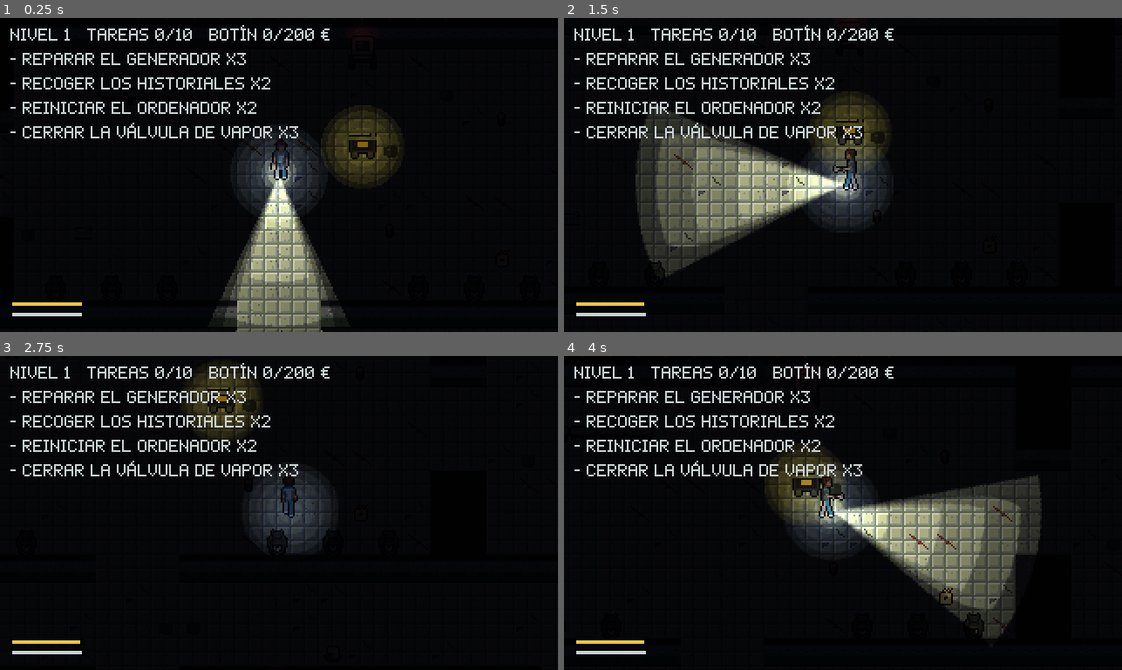
Above: before the commit, frames 1-4 (two rows, left to right).
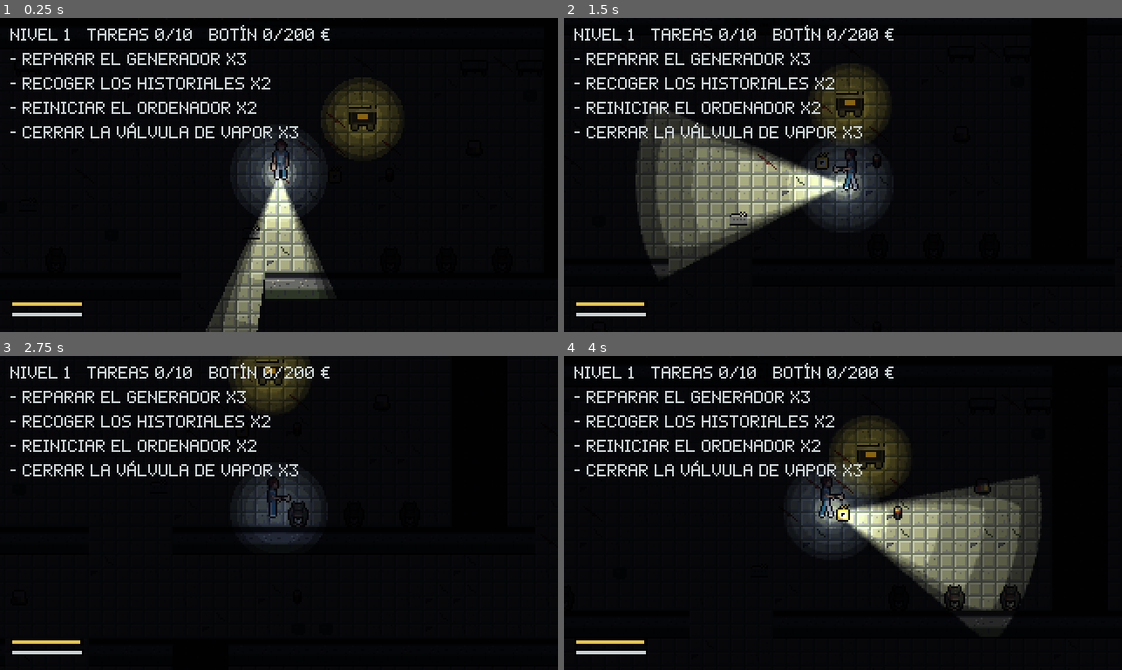
Above: after the commit, the same moments.

Repository: Skyfreefury/blackout-beta
Game: Godot game, scene res://scenes/main.tscn
Same seed, same stepped clock (60 frames per second), same inputs: the game is played once before the commit and once after it. This scene is started directly instead of the project's main scene.
Inputs (mouse positions are in pixels of both pictures, inside the frame that each line leads up to):
- Up to frame 1 (0.25 s): no input
- Up to frame 2 (1.5 s): tap Enter at 0.5 s; move the mouse to (965, 159) at 0.52 s; hold D (move_right) 0.53-1.28 s; hold E (interact) 0.53-1.28 s; click (965, 159) at 0.67 s; move the mouse to (731, 190) at 1.27 s; hold S (move_down) from 1.28 s (still down); tap Space (sprint) at 1.35 s
- Up to frame 3 (2.75 s): move the mouse to (334, 443) at 2.02 s; release S (move_down) at 2.03 s; hold D (move_right) from 2.03 s (still down); hold Q (toggle_light) from 2.03 s (still down)
- Up to frame 4 (4 s): move the mouse to (815, 575) at 2.77 s; release D (move_right) at 2.78 s; release Q (toggle_light) at 2.78 s; hold W (move_up) 2.78-3.53 s; tap Shift at 2.85 s; click (815, 575) at 2.92 s; move the mouse to (1010, 560) at 3.52 s; hold A (move_left) from 3.53 s (still down); tap F at 3.6 s

The runs differ from the first frame. In frame 1, 5.0% of the frame differs, in the area x 36-72%, y 20-100%; in frame 2, 2.7%; in frame 3, 4.0%; in frame 4, 8.5%, in the area x 35-86%, y 3-90%.

Commit message:
Hospital generado al azar en cada partida, más grande y con más Nonatos por nivel
scripts/hospital_gen.gd crea el plano con la semilla del anfitrión: anchos de sala,
puertas, escalera, muebles y sitios candidatos. Valida alcance de jugadores y del
Nonato con las luces encendidas; tras 40 intentos usa maps/hospital.txt.
Tamaño 48, 60 o 74 de ancho según el nivel. Nonatos: +1 desde el nivel 3, tope 4.
Los escenarios de prueba siguen en el mapa fijo; --procgen usa el aleatorio.

Co-Authored-By: Claude Opus 5.5 <noreply@anthropic.com>

Diff:
--- /dev/null
+++ b/scripts/hospital_gen.gd
@@ -0,0 +1,500 @@
+class_name HospitalGen
+extends RefCounted
+## Genera un hospital nuevo con una semilla. Misma semilla y nivel, mismo hospital en todos los equipos.
+## Devuelve filas de texto con la leyenda de tools/gen_hospital_map.py, que lee scripts/level.gd.
+##
+## Plano en tres franjas: arriba urgencias y las alas (zonas 1 oeste y 2 este), un pasillo,
+## salas del medio (zonas 1 y 2) y el sótano (zona 3), unido por una escalera.
+## Anchos de sala, puertas, escalera, muebles y sitios candidatos cambian con la semilla.
+## Cada plano se valida como en gen_hospital_map.py. Si falla, se genera otro.
+
+## [ancho, alto de la franja de arriba, alto de la del medio, alto del sótano] por tamaño.
+const SIZES := [[48, 8, 6, 9], [60, 9, 7, 11], [74, 10, 8, 13]]
+const MAX_ATTEMPTS := 40
+const TILE := 16
+## Lo mismo que Lamp.EMERGENCY_RADIUS * 0.9 + Level.ZONE_MARGIN.
+const LAMP_RANGE := 42.0
+## Casillas libres que dejan los muebles y las tareas alrededor de cada puerta.
+const DOOR_CLEARANCE := 3
+const PLAYER_BLOCKING := "#ciwt123aov"
+const MONSTER_BLOCKING := "#XEciwt123aov"
+const MONSTER_SPOTS := 5
+## Muebles por tipo de sala: [símbolo, cantidad, lado de la pared].
+const DECOR := {
+	"maternidad": [["i", 4, "top"]],
+	"quirofano": [["t", 2, "top"], ["c", 1, "left"]],
+	"espera": [["w", 5, "bottom"]],
+	"consultas": [["t", 2, "top"], ["c", 2, "right"]],
+	"enfermeria": [["c", 3, "left"], ["c", 3, "right"]],
+	"farmacia": [["t", 4, "top"]],
+	"rayos": [["t", 2, "right"]],
+	"morgue": [["c", 5, "left"]],
+	"laboratorio": [["t", 4, "bottom"], ["i", 2, "top"]],
+	"calderas": [],
+}
+const UPPER_KINDS := ["maternidad", "quirofano", "espera", "consultas"]
+const MIDDLE_KINDS := ["enfermeria", "farmacia", "rayos", "consultas"]
+const BASEMENT_KINDS := ["morgue", "laboratorio", "calderas"]
+
+var _rng: RandomNumberGenerator
+var _w := 0
+var _h := 0
+var _cells: Array[String] = []
+## Salas: {rect (interior), band ("up", "mid", "base", "cor"), zone, kind, openings}.
+var _rooms: Array[Dictionary] = []
+## Casilla central de cada paso: el Nonato debe llegar a todas con las luces encendidas.
+var _door_centers: Array[Vector2i] = []
+## Casillas ocupadas o reservadas para que nada se pegue a otra cosa.
+var _used := {}
+
+
+## Tamaño del hospital: pequeño en el nivel 1, mediano en 2 y 3, grande desde el 4.
+static func size_tier(level: int) -> int:
+	if level <= 1:
+		return 0
+	return 1 if level <= 3 else 2
+
+
+## Filas del hospital, o vacío si ningún intento pasa la validación.
+static func generate(seed_value: int, level: int) -> PackedStringArray:
+	var rng := RandomNumberGenerator.new()
+	rng.seed = seed_value
+	for attempt in MAX_ATTEMPTS:
+		var gen := HospitalGen.new()
+		gen._rng = rng
+		gen._build(SIZES[size_tier(level)])
+		if gen._validate():
+			return gen._to_rows()
+	return PackedStringArray()
+
+
+func _build(dims: Array) -> void:
+	_w = dims[0]
+	var up_h: int = dims[1]
+	var mid_h: int = dims[2]
+	var base_h: int = dims[3]
+	var y_up := 5
+	var y_cw1 := y_up + up_h
+	var y_cor := y_cw1 + 1
+	var y_cw2 := y_cor + 3
+	var y_mid := y_cw2 + 1
+	var y_bw := y_mid + mid_h
+	var y_base := y_bw + 1
+	_h = y_base + base_h + 1
+	_cells.resize(_w * _h)
+	_cells.fill("#")
+
+	# Exterior y puerta de salida, centrados más o menos.
+	var ex := _rng.randi_range(_w / 2 - 6, _w / 2 + 6)
+	_fill(Rect2i(ex - 5, 1, 12, 3), "E")
+	_fill(Rect2i(ex - 1, 4, 3, 1), "X")
+
+	# Pasillo principal de lado a lado.
+	var corridor := _add_room(Rect2i(1, y_cor, _w - 2, 3), "cor", 0, "", ".")
+
+	# Franja de arriba: urgencias contiene la puerta de salida.
+	var up_rooms: Array[Dictionary] = []
+	for span: Array in _partition(1, _w - 2, 9, 18, ex - 9, ex + 9):
+		var rect := Rect2i(span[0], y_up, span[1] - span[0] + 1, up_h)
+		var is_er: bool = span[0] <= ex and ex <= span[1]
+		var kind := "urgencias" if is_er else _pick(UPPER_KINDS)
+		up_rooms.append(_add_room(rect, "up", 0 if is_er else _zone_of(rect), kind, "."))
+	var er: Dictionary = up_rooms.filter(func(r: Dictionary) -> bool: return r.kind == "urgencias")[0]
+	for x in range(ex - 1, ex + 2):
+		er.openings.append(Vector2i(x, 4))
+
+	# Escalera al sótano: ninguna pared de sala cae cerca de ella.
+	var sx := _rng.randi_range(_w / 4, _w * 3 / 4)
+	var mid_rooms: Array[Dictionary] = []
+	for span: Array in _partition(1, _w - 2, 8, 16, sx - 3, sx + 5):
+		var rect := Rect2i(span[0], y_mid, span[1] - span[0] + 1, mid_h)
+		mid_rooms.append(_add_room(rect, "mid", _zone_of(rect), _pick(MIDDLE_KINDS), "."))
+	var base_rooms: Array[Dictionary] = []
+	for span: Array in _partition(1, _w - 2, 10, 22, sx - 3, sx + 5):
+		var rect := Rect2i(span[0], y_base, span[1] - span[0] + 1, base_h)
+		base_rooms.append(_add_room(rect, "base", 3, _pick(BASEMENT_KINDS), ","))
+
+	# Puertas: cada sala de arriba y del medio da al pasillo. Entre vecinas, a veces.
+	for room in up_rooms:
+		_door_horizontal(room, corridor, y_cw1)
+	for room in mid_rooms:
+		_door_horizontal(room, corridor, y_cw2)
+	for band: Array in [up_rooms, mid_rooms]:
+		for i in band.size() - 1:
+			if _rng.randf() < 0.5:
+				_door_vertical(band[i], band[i + 1])
+	# En el sótano todas las vecinas se unen: solo se entra por la escalera.
+	for i in base_rooms.size() - 1:
+		_door_vertical(base_rooms[i], base_rooms[i + 1])
+
+	# Escalera: últimas 3 filas de la sala del medio y la pared de debajo.
+	var stairs := Rect2i(sx, y_bw - 3, 3, 4)
+	_fill(stairs, "S")
+	_door_centers.append(Vector2i(sx + 1, y_bw))
+	for room in mid_rooms + base_rooms:
+		if room.rect.grow(1).intersects(stairs):
+			for y in range(stairs.position.y, stairs.end.y):
+				for x in range(sx, sx + 3):
+					room.openings.append(Vector2i(x, y))
+	for y in range(stairs.position.y - 1, stairs.end.y + 1):
+		for x in range(sx - 1, sx + 4):
+			_used[Vector2i(x, y)] = true
+
+	# Jugadores y carro de entrega en urgencias, junto a la salida.
+	_put(Vector2i(ex, y_up + 4), "P")
+	_put(Vector2i(ex + 3, y_up + 2), "D")
+	_reserve_around(Vector2i(ex, y_up + 4))
+	_reserve_around(Vector2i(ex + 3, y_up + 2))
+
+	# Muebles pegados a las paredes.
+	for room in _rooms:
+		if room.kind == "urgencias":
+			_place_on_wall(room, "t", 3, "top")
+			_place_on_wall(room, "w", 4, "bottom")
+		elif DECOR.has(room.kind):
+			for entry: Array in DECOR[room.kind]:
+				_place_on_wall(room, entry[0], entry[1], entry[2])
+
+	# Catálogo de tareas: 3 sitios por generador y zona, y el resto de tareas.
+	var work_rooms := _rooms.filter(func(r: Dictionary) -> bool: return r.band != "cor" and r.kind != "urgencias")
+	for zone in [1, 2, 3]:
+		var in_zone := work_rooms.filter(func(r: Dictionary) -> bool: return r.zone == zone)
+		_spread(in_zone, str(zone), 3)
+	var upper := work_rooms.filter(func(r: Dictionary) -> bool: return r.band != "base")
+	_spread(upper, "a", 2)
+	_spread(upper + [er], "o", 2)
+	_spread(base_rooms, "v", 3)
+
+	# Luces de emergencia: 3 o 4 por zona, lejos de las puertas.
+	for zone in [1, 2, 3]:
+		var in_zone := work_rooms.filter(func(r: Dictionary) -> bool: return r.zone == zone)
+		_place_lamps(in_zone, str(zone + 3), 3 + (zone % 2))
+
+	# Monstruos en el sótano, lejos de la escalera.
+	var stair_cell := Vector2i(sx + 1, y_bw)
+	_place_free(base_rooms, "M", MONSTER_SPOTS, 2, func(c: Vector2i) -> bool: return (c - stair_cell).length() >= 8)
+	# Pilas y botín repartidos por todo el hospital.
+	var tier := SIZES.find(dims)
+	var all_rooms := _rooms.duplicate()
+	_place_free(all_rooms, "B", 10 + tier * 4, 1, Callable())
+	_place_free(all_rooms, "$", 20 + tier * 8, 1, Callable())
+
+
+func _validate() -> bool:
+	var spawn := _find("P")
+	if spawn.is_empty():
+		return false
+	# Jugadores con la puerta abierta: todo lo transitable es alcanzable.
+	var walk := _bfs(spawn[0], func(c: Vector2i) -> bool: return not PLAYER_BLOCKING.contains(_at(c)))
+	for y in _h:
+		for x in _w:
+			var cell := Vector2i(x, y)
+			var c := _at(cell)
+			if (c == "." or c == "," or "BM$D456".contains(c)) and not walk.has(cell):
+				return false
+			if "123aov".contains(c) and not _touches_any(cell, walk):
+				return false
+	# Monstruo: rejilla reducida para su cuerpo. Con todas las luces de emergencia encendidas
+	# llega a todas las salas y a todos los pasos.
+	var lit := {}
+	for lamp in _find("4") + _find("5") + _find("6"):
+		for c in _lamp_cells(lamp):
+			lit[c] = true
+	for door in _door_centers:
+		if lit.has(door):
+			return false
+	for start in _find("M"):
+		var hunt := _bfs(start, func(c: Vector2i) -> bool: return not lit.has(c) and not _near_monster_blocking(c))
+		for door in _door_centers:
+			if not hunt.has(door):
+				return false
+		for room in _rooms:
+			var reached := false
+			for cell in hunt:
+				if room.rect.has_point(cell):
+					reached = true
+					break
+			if not reached:
+				return false
+	return true
+
+
+## Reparte un tramo [a, b] en salas de min_w a max_w con paredes de 2 entre ellas.
+## Ninguna pared cae dentro de [forbid_a, forbid_b].
+func _partition(a: int, b: int, min_w: int, max_w: int, forbid_a: int, forbid_b: int) -> Array:
+	var out := []
+	var cur := a
+	while true:
+		var remain := b - cur + 1
+		if remain <= max_w:
+			out.append([cur, b])
+			break
+		var options: Array[int] = []
+		for width in range(min_w, remain):
+			if width > max_w and not options.is_empty():
+				break
+			var wall := cur + width
+			if wall + 1 >= forbid_a and wall <= forbid_b:
+				continue
+			if b - (wall + 2) + 1 < min_w:
+				continue
+			options.append(width)
+		if options.is_empty():
+			out.append([cur, b])
+			break
+		var chosen: int = options[_rng.randi_range(0, options.size() - 1)]
+		out.append([cur, cur + chosen - 1])
+		cur += chosen + 2
+	return out
+
+
+func _add_room(rect: Rect2i, band: String, zone: int, kind: String, floor_char: String) -> Dictionary:
+	_fill(rect, floor_char)
+	var room := {"rect": rect, "band": band, "zone": zone, "kind": kind, "openings": []}
+	_rooms.append(room)
+	return room
+
+
+func _zone_of(rect: Rect2i) -> int:
+	return 1 if rect.get_center().x < _w / 2 else 2
+
+
+## Puerta de 3 casillas en la pared de una fila entre una sala y el pasillo.
+func _door_horizontal(room: Dictionary, corridor: Dictionary, wall_y: int) -> void:
+	var rect: Rect2i = room.rect
+	var x := _rng.randi_range(rect.position.x + 1, rect.end.x - 4)
+	for dx in 3:
+		var cell := Vector2i(x + dx, wall_y)
+		_put(cell, ".")
+		room.openings.append(cell)
+		corridor.openings.append(cell)
+	_door_centers.append(Vector2i(x + 1, wall_y))
+
+
+## Puerta de 3 casillas en la pared doble entre dos salas vecinas de la misma franja.
+func _door_vertical(left: Dictionary, right: Dictionary) -> void:
+	var rect: Rect2i = left.rect
+	var wall_x := rect.end.x
+	var y := _rng.randi_range(rect.position.y + 1, rect.end.y - 4)
+	var floor_char := _at(Vector2i(wall_x - 1, y))
+	for dy in 3:
+		for dx in 2:
+			var cell := Vector2i(wall_x + dx, y + dy)
+			_put(cell, floor_char)
+			left.openings.append(cell)
+			right.openings.append(cell)
+	_door_centers.append(Vector2i(wall_x, y + 1))
+	_door_centers.append(Vector2i(wall_x + 1, y + 1))
+
+
+## Casillas del interior pegadas a un lado de la pared, lejos de las puertas y libres.
+func _wall_slots(room: Dictionary, side: String) -> Array[Vector2i]:
+	var rect: Rect2i = room.rect
+	var cells: Array[Vector2i] = []
+	match side:
+		"top":
+			for x in range(rect.position.x, rect.end.x):
+				cells.append(Vector2i(x, rect.position.y))
+		"bottom":
+			for x in range(rect.position.x, rect.end.x):
+				cells.append(Vector2i(x, rect.end.y - 1))
+		"left":
+			for y in range(rect.position.y + 1, rect.end.y - 1):
+				cells.append(Vector2i(rect.position.x, y))
+		"right":
+			for y in range(rect.position.y + 1, rect.end.y - 1):
+				cells.append(Vector2i(rect.end.x - 1, y))
+		_:
+			for s in ["top", "bottom", "left", "right"]:
+				cells.append_array(_wall_slots(room, s))
+			return cells
+	return cells.filter(func(c: Vector2i) -> bool: return _is_free_slot(room, c))
+
+
+func _is_free_slot(room: Dictionary, cell: Vector2i) -> bool:
+	if _used.has(cell) or not (_at(cell) == "." or _at(cell) == ","):
+		return false
+	for door: Vector2i in room.openings:
+		if maxi(absi(door.x - cell.x), absi(door.y - cell.y)) < DOOR_CLEARANCE:
+			return false
+	return true
+
+
+func _place_on_wall(room: Dictionary, symbol: String, count: int, side: String) -> int:
+	var placed := 0
+	for i in count:
+		var slots := _wall_slots(room, side)
+		if slots.is_empty():
+			break
+		var cell: Vector2i = slots[_rng.randi_range(0, slots.size() - 1)]
+		_put(cell, symbol)
+		_reserve_around(cell)
+		placed += 1
+	return placed
+
+
+## Coloca count símbolos en salas distintas mientras haya, contra la pared.
+func _spread(rooms: Array, symbol: String, count: int) -> void:
+	if rooms.is_empty():
+		return
+	var order := rooms.duplicate()
+	_shuffle(order)
+	var placed := 0
+	var tries := 0
+	while placed < count and tries < count * 4:
+		placed += _place_on_wall(order[tries % order.size()], symbol, 1, "any")
+		tries += 1
+
+
+## Lámparas de emergencia en salas distintas, en el tercio de la sala más lejano a sus puertas.
+func _place_lamps(rooms: Array, symbol: String, count: int) -> void:
+	if rooms.is_empty():
+		return
+	var order := rooms.duplicate()
+	_shuffle(order)
+	for i in count:
+		var room: Dictionary = order[i % order.size()]
+		var rect: Rect2i = room.rect
+		var best := Vector2i(-1, -1)
+		var best_score := -1.0
+		for t in 12:
+			var cell := Vector2i(_rng.randi_range(rect.position.x + 1, rect.end.x - 2),
+					_rng.randi_range(rect.position.y + 1, rect.end.y - 2))
+			if _used.has(cell) or not (_at(cell) == "." or _at(cell) == ","):
+				continue
+			var score := INF
+			for door: Vector2i in room.openings:
+				score = minf(score, Vector2(door - cell).length())
+			if score > best_score:
+				best_score = score
+				best = cell
+		if best != Vector2i(-1, -1):
+			_put(best, symbol)
+			_reserve_around(best)
+
+
+## Sitios en suelo libre, a margin casillas de las paredes, que cumplen accept si se da.
+func _place_free(rooms: Array, symbol: String, count: int, margin: int, accept: Callable) -> void:
+	var cells: Array[Vector2i] = []
+	for room: Dictionary in rooms:
+		var rect: Rect2i = room.rect.grow(-margin)
+		for y in range(rect.position.y, rect.end.y):
+			for x in range(rect.position.x, rect.end.x):
+				cells.append(Vector2i(x, y))
+	_shuffle(cells)
+	var placed := 0
+	for cell in cells:
+		if placed >= count:
+			break
+		if _used.has(cell) or not (_at(cell) == "." or _at(cell) == ","):
+			continue
+		if accept.is_valid() and not accept.call(cell):
+			continue
+		_put(cell, symbol)
+		_reserve_around(cell)
+		placed += 1
+
+
+## Igual que Level._cells_lit_by: casillas a LAMP_RANGE px que la lámpara ve.
+func _lamp_cells(origin: Vector2i) -> Array[Vector2i]:
+	var cells: Array[Vector2i] = []
+	var r := ceili(LAMP_RANGE / TILE)
+	for dy in range(-r, r + 1):
+		for dx in range(-r, r + 1):
+			var c := origin + Vector2i(dx, dy)
+			if Vector2(dx, dy).length() * TILE <= LAMP_RANGE and _sight(origin, c):
+				cells.append(c)
+	return cells
+
+
+func _sight(a: Vector2i, b: Vector2i) -> bool:
+	var steps := maxi(absi(b.x - a.x), absi(b.y - a.y))
+	for i in range(1, steps):
+		var p := Vector2i(Vector2(a).lerp(Vector2(b), float(i) / steps).round())
+		if _at(p) == "#":
+			return false
+	return true
+
+
+func _near_monster_blocking(cell: Vector2i) -> bool:
+	for dy in range(-1, 2):
+		for dx in range(-1, 2):
+			if MONSTER_BLOCKING.contains(_at(cell + Vector2i(dx, dy))):
+				return true
+	return false
+
+
+func _bfs(start: Vector2i, ok: Callable) -> Dictionary:
+	var seen := {start: true}
+	var queue: Array[Vector2i] = [start]
+	var head := 0
+	while head < queue.size():
+		var cell := queue[head]
+		head += 1
+		for d: Vector2i in [Vector2i.LEFT, Vector2i.RIGHT, Vector2i.UP, Vector2i.DOWN]:
+			var n := cell + d
+			if not seen.has(n) and _in_bounds(n) and ok.call(n):
+				seen[n] = true
+				queue.append(n)
+	return seen
+
+
+func _touches_any(cell: Vector2i, cells: Dictionary) -> bool:
+	for d: Vector2i in [Vector2i.LEFT, Vector2i.RIGHT, Vector2i.UP, Vector2i.DOWN]:
+		if cells.has(cell + d):
+			return true
+	return false
+
+
+func _find(symbol: String) -> Array[Vector2i]:
+	var out: Array[Vector2i] = []
+	for i in _cells.size():
+		if _cells[i] == symbol:
+			out.append(Vector2i(i % _w, i / _w))
+	return out
+
+
+func _reserve_around(cell: Vector2i) -> void:
+	for dy in range(-1, 2):
+		for dx in range(-1, 2):
+			_used[cell + Vector2i(dx, dy)] = true
+
+
+func _pick(options: Array) -> String:
+	return options[_rng.randi_range(0, options.size() - 1)]
+
+
+## Fisher-Yates con el generador propio: mismo orden en todos los equipos.
+func _shuffle(items: Array) -> void:
+	for i in range(items.size() - 1, 0, -1):
+		var j := _rng.randi_range(0, i)
+		var tmp = items[i]
+		items[i] = items[j]
+		items[j] = tmp
+
+
+func _fill(rect: Rect2i, c: String) -> void:
+	for y in range(rect.position.y, rect.end.y):
+		for x in range(rect.position.x, rect.end.x):
+			_put(Vector2i(x, y), c)
+
+
+func _put(cell: Vector2i, c: String) -> void:
+	_cells[cell.y * _w + cell.x] = c
+
+
+func _at(cell: Vector2i) -> String:
+	if not _in_bounds(cell):
+		return "#"
+	return _cells[cell.y * _w + cell.x]
+
+
+func _in_bounds(cell: Vector2i) -> bool:
+	return cell.x >= 0 and cell.y >= 0 and cell.x < _w and cell.y < _h
+
+
+func _to_rows() -> PackedStringArray:
+	var rows := PackedStringArray()
+	for y in _h:
+		rows.append("".join(PackedStringArray(_cells.slice(y * _w, (y + 1) * _w))))
+	return rows
--- a/scripts/level.gd
+++ b/scripts/level.gd
@@ -27,6 +27,8 @@
 @export_file("*.txt") var map_path := "res://maps/hospital.txt"
 ## Semilla del reparto de objetos. El anfitrión la elige y la envía, así todos ven el mismo mapa.
 var map_seed := 0
+## Nivel del hospital aleatorio (fija su tamaño). 0: usa el mapa fijo de map_path.
+var procedural_level := 0
 
 var tiles: TileMapLayer
 var size := Vector2i.ZERO
@@ -74,7 +76,12 @@
 
 
 func build() -> void:
-	_rows = _load_rows(map_path)
+	if procedural_level > 0:
+		_rows = HospitalGen.generate(map_seed, procedural_level)
+		if _rows.is_empty():
+			push_warning("Hospital aleatorio no válido con la semilla %d: uso %s" % [map_seed, map_path])
+	if _rows.is_empty():
+		_rows = _load_rows(map_path)
 	size = Vector2i(_rows[0].length(), _rows.size())
 	_pick_spawns()
 	tiles = TileMapLayer.new()
--- a/scripts/main.gd
+++ b/scripts/main.gd
@@ -12,6 +12,8 @@
 const QUOTA_PER_LEVEL := 100
 const LOOT_BASE := 8
 const LOOT_PER_LEVEL := 2
+## Tope de Nonatos: 2 por jugadores y hasta 2 más por nivel.
+const MAX_MONSTERS := 4
 ## Distancia al monstruo a la que empieza a oírse el latido.
 const HEARTBEAT_RANGE := 220.0
 
@@ -59,8 +61,14 @@
 	# --crowd=N simula N jugadores en pruebas.
 	var crowd_arg := _user_arg("crowd")
 	var crowd := int(crowd_arg) if not crowd_arg.is_empty() else maxi(Net.players.size(), 1)
-	level.monster_count = 1 if crowd <= 2 else 2
+	# Y por nivel: uno más desde el nivel 3 y otro cada 2 niveles, hasta MAX_MONSTERS.
+	var level_bonus := 0 if Net.game_level < 3 else 1 + (Net.game_level - 3) / 2
+	level.monster_count = mini((1 if crowd <= 2 else 2) + level_bonus, MAX_MONSTERS)
 	_enhanced_monsters = crowd == 2 or crowd >= 4
+	# Hospital nuevo en cada partida, más grande con el nivel. Las pruebas con --scenario
+	# usan el mapa fijo porque colocan al jugador en casillas concretas; --procgen lo fuerza.
+	if map_arg.is_empty() and (_user_arg("scenario").is_empty() or OS.get_cmdline_user_args().has("--procgen")):
+		level.procedural_level = Net.game_level
 	level.build()
 	_spawn_world()
 	Sfx.make_loop(self, "ambient_loop", -8.0).play()
--- /dev/null
+++ b/tools/check_hospital_gen.gd
@@ -0,0 +1,23 @@
+extends SceneTree
+## Genera muchos hospitales y cuenta los que no pasan la validación.
+## Uso: godot --headless --path . --script res://tools/check_hospital_gen.gd -- [semillas] [--print=semilla,nivel]
+
+func _init() -> void:
+	var args := OS.get_cmdline_user_args()
+	for a in args:
+		if a.begins_with("--print="):
+			var parts := a.trim_prefix("--print=").split(",")
+			var rows := HospitalGen.generate(int(parts[0]), int(parts[1]))
+			print("\n".join(rows))
+			quit()
+			return
+	var count := 200 if args.is_empty() else int(args[0])
+	var start := Time.get_ticks_msec()
+	for level in [1, 2, 4]:
+		var failed := 0
+		for s in count:
+			if HospitalGen.generate(s * 7919 + 13, level).is_empty():
+				failed += 1
+		print("nivel %d: %d de %d semillas sin hospital válido" % [level, failed, count])
+	print("tiempo medio %.1f ms" % (float(Time.get_ticks_msec() - start) / (count * 3)))
+	quit()
Not shown, added: scripts/hospital_gen.gd.uid
